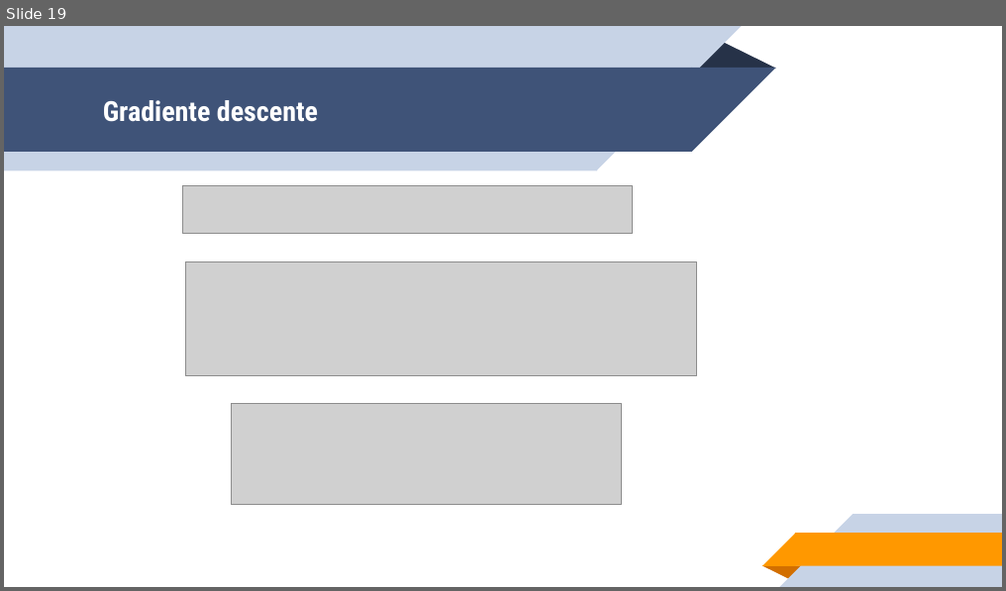
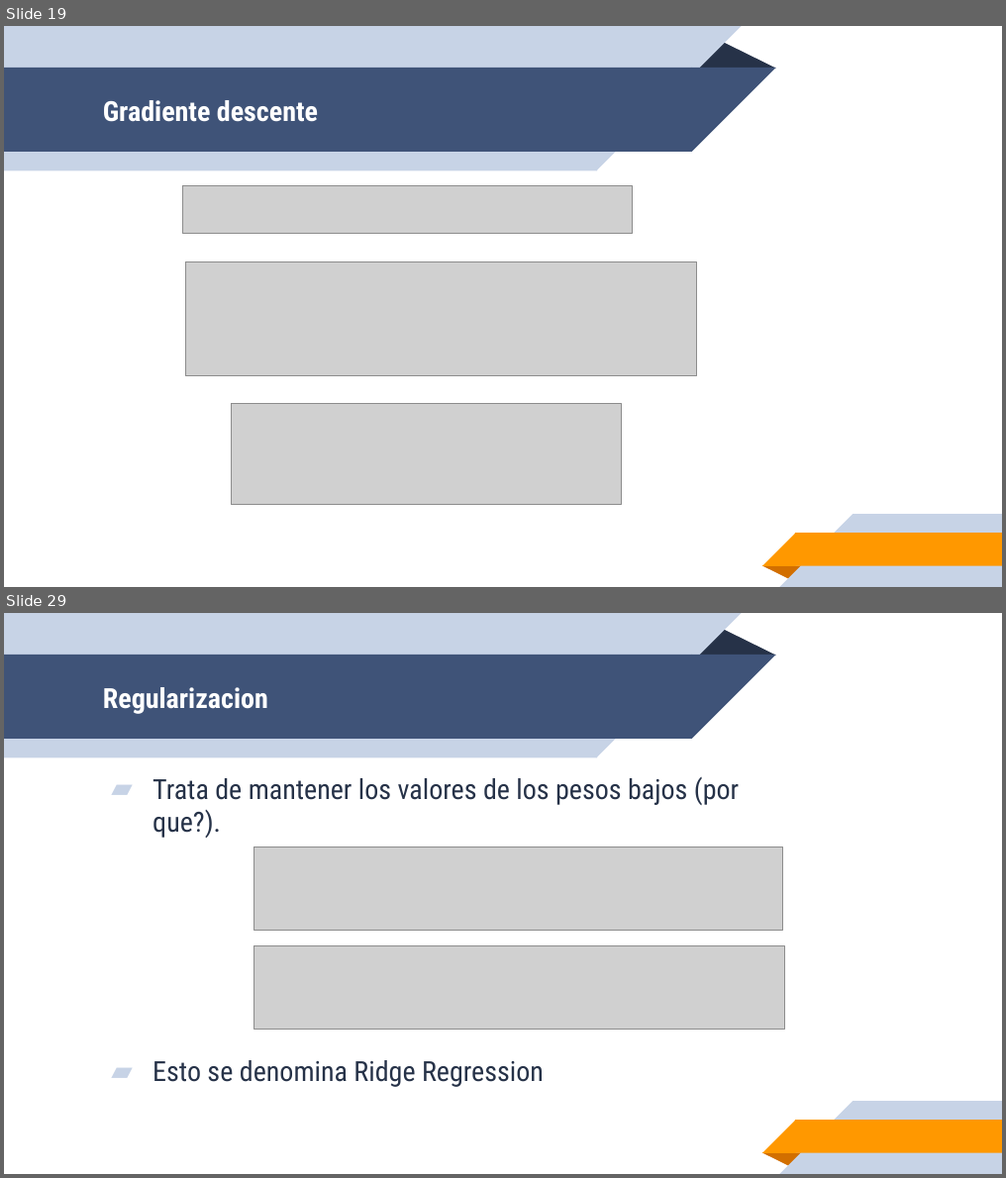
Before and after one commit to leonpalafox/aiclase, a slide deck: Slides/UPAI2019_15.pptx. Shown one above the other, each under a label of ours: slide 19 before the commit, slides 19 and 29 after it; the slides between them are not shown. The pictures are 1006x591 and 1006x1178 pixels, drawn with LibreOffice and Linux fonts; fonts in the diff are those of the drawing; grey boxes stand for pictures; background and template pictures are left out. Boxes give left, top, right and bottom in pixels: in the first picture for what was removed or moved away, otherwise in the second. Text is boxed around its words. In the diff, an @@ line names an element or a change of style, - is before the commit and + after.

```diff
--- a/Slides/UPAI2019_15.pptx
+++ b/Slides/UPAI2019_15.pptx
@@ slide 29 added at <box>4,613,1002,1174</box>, background #FFFFFF; not listed: 10 template elements that a slide beside it also shows @@
@@ title added at <box>103,687,268,714</box>, 20 pt, text #FFFFFF, bold @@
+Regularizacion
@@ text added at <box>152,777,739,1087</box>, 20 pt, text #263248 @@
+▰ Trata de mantener los valores de los pesos bajos (por que?).
+▰ Esto se denomina Ridge Regression
@@ picture added at <box>254,847,782,931</box> @@
@@ picture added at <box>254,947,784,1029</box> @@
```
Also in this commit, not shown: 14 other slides added, 1 slide removed.
